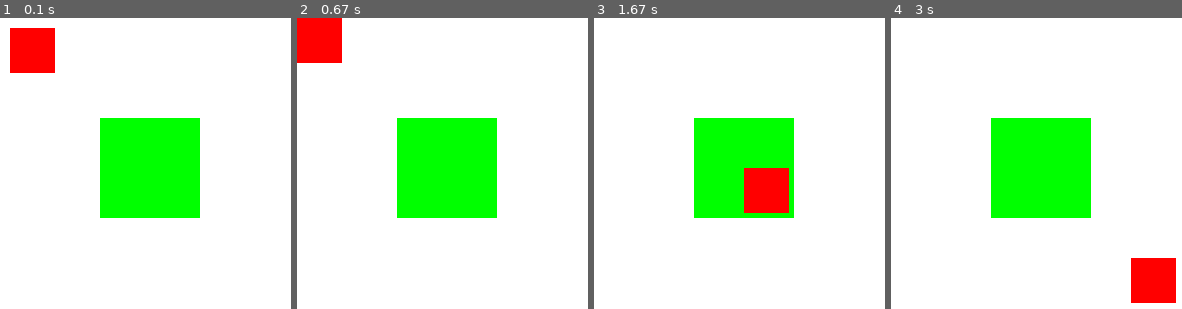
Above: before the commit, frames 1-4 (left to right).
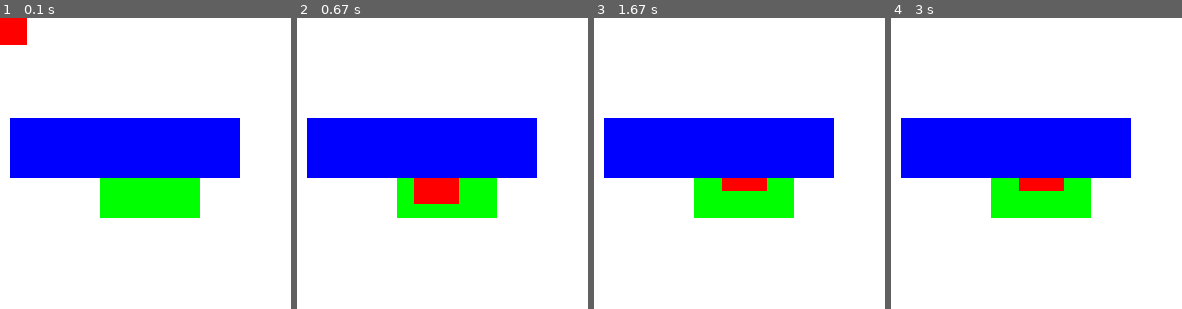
Above: after the commit, the same moments.

Repository: DiegoDenzer/testesPyGame
Game: pygame game, started from main.py
Two runs of this game, one before a commit and one after it. Both use one fixed random seed, a clock stepped at 60 frames per second and the inputs below.
Inputs (mouse positions are in pixels of both pictures, inside the frame that each line leads up to):
- Up to frame 1 (0.1 s): no input
- Up to frame 2 (0.67 s): hold Right from 0.33 s (still down); move the mouse to (436, 180) at 0.37 s
- Up to frame 3 (1.67 s): release Right at 0.8 s; hold Up 0.83-1.13 s; move the mouse to (672, 169) at 0.87 s; press the mouse at (780, 192) at 1.2 s; move the mouse to (722, 125) at 1.3 s; release the mouse at (663, 55) at 1.43 s; hold Right from 1.5 s (still down); click (751, 67) at 1.58 s
- Up to frame 4 (3 s): release Right at 1.97 s; hold Left 2-2.53 s; click (1027, 244) at 2.08 s; tap S at 2.57 s

The runs differ from the first frame. In frame 1, 19% of the frame differs, in the area x 0-83%, y 0-55%; in frame 2, 20%, in the area x 0-83%, y 0-64%; in frame 3, 18%; in frame 4, 19%.

Commit message:
constantes e eventos

Diff:
--- /dev/null
+++ b/comandos.py
@@ -0,0 +1,4 @@
+class Comandos():
+
+    def comandos(self):
+        pass
--- a/main.py
+++ b/main.py
@@ -7,6 +7,9 @@
     tela = pg.display.set_mode([300, 300])
     sair = False
     ret = pg.Rect(10,10, 45, 45)
+
+    ret2 = pg.Rect(10, 100, 230, 60)
+
     relogio = pg.time.Clock()
     sup = pg.Surface((200, 200))
     sup.fill(c.AZUL)
@@ -20,16 +23,30 @@
                 sair = True
 
             if event.type == pg.MOUSEBUTTONDOWN:
-                ret = ret.move(100, 100)
+                pg.mouse.set_pos(150,150)
 
-            if event.type == pg.MOUSEMOTION:
-                ret = ret.move(-10, -10)
+            if event.type == pg.KEYDOWN:
+                if event.key == pg.K_RIGHT or event.key == pg.K_d:
+                    ret.move_ip(5,0)
+
+                if event.key == pg.K_LEFT or event.key == pg.K_a:
+                    ret.move_ip(-5,0)
+
+                if event.key == pg.K_DOWN or event.key == pg.K_s:
+                    ret.move_ip(0, 5)
+
+                if event.key == pg.K_UP or event.key == pg.K_w:
+                    ret.move_ip(0, -5)
+
+        (ret.left, ret.top) = pg.mouse.get_pos()
+        ret.left -= ret.width/2
+        ret.top -= ret.height/2
 
         relogio.tick(30)
         tela.fill(c.FUNDO_BRANCO)
-       # tela.blit(sup, [50, 50])
         tela.blit(sup2, [100, 100])
         pg.draw.rect(tela, c.VERMELHO, ret)
+        pg.draw.rect(tela, c.AZUL, ret2)
         pg.display.update()
 
 
